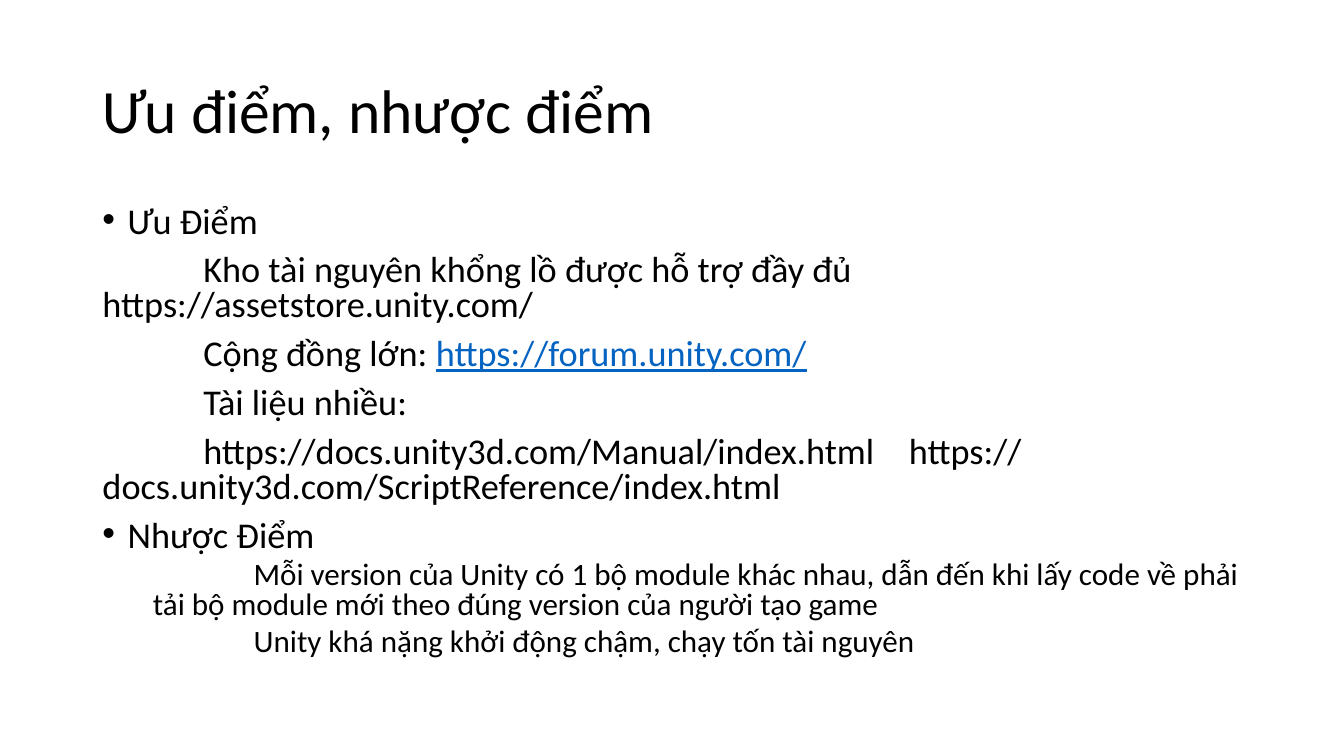
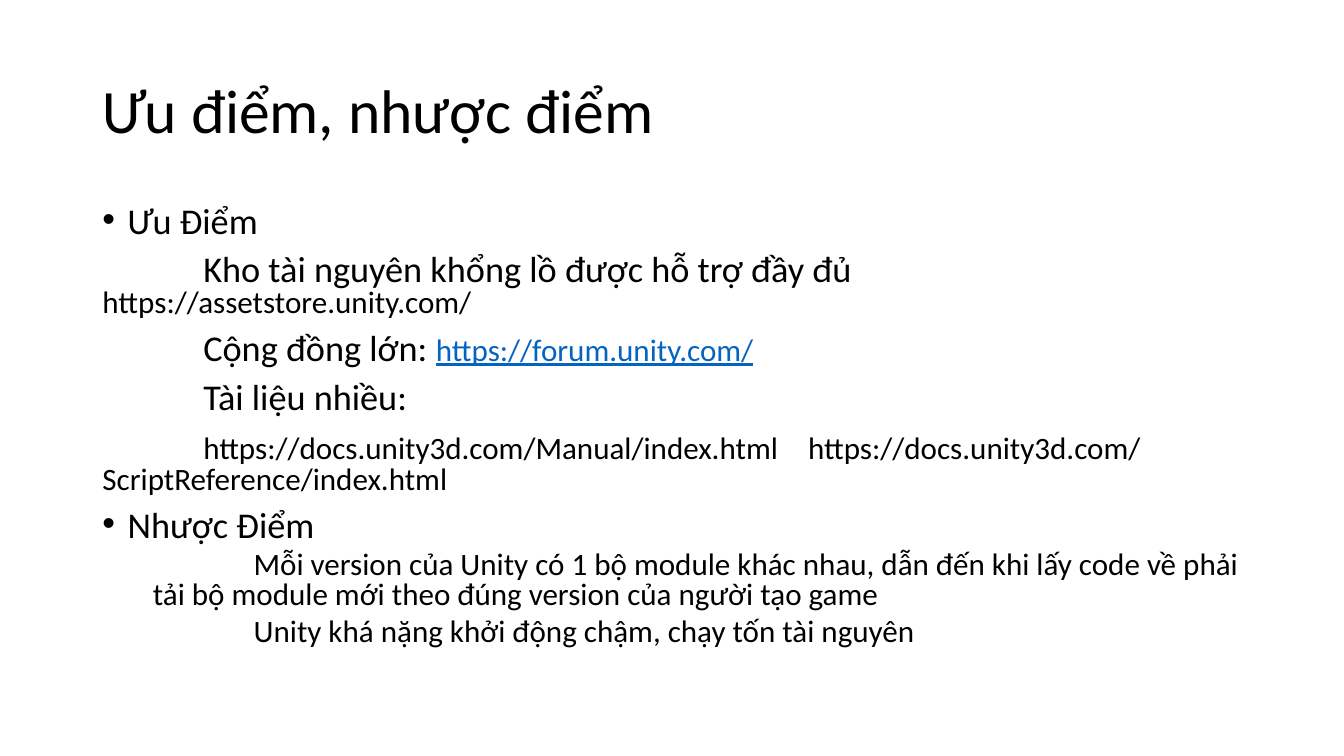
Before and after one commit to namhd1992/unity_vqmm, a slide deck: slide 19 of kết_quả_tìm_hiểu_Unity.pptx. Drawn at 1344x756 pixels with LibreOffice and Linux fonts; fonts in the diff are those of the drawing. Boxes give left, top, right and bottom in pixels: in the first picture for what was removed or moved away, otherwise in the second. Text is boxed around its words. In the diff, an @@ line names an element or a change of style, - is before the commit and + after.

```diff
--- a/kết_quả_tìm_hiểu_Unity.pptx
+++ b/kết_quả_tìm_hiểu_Unity.pptx
@@ text at [102, 252, 1140, 495]: size 25.9 to 22.2 pt in "https://assetstore.unity.com/", "https://forum.unity.com/", "https://docs.unity3d.com/Manual/index.html https://docs.unit ..." @@
```
Also in this commit, not shown: 2 other slides changed.
